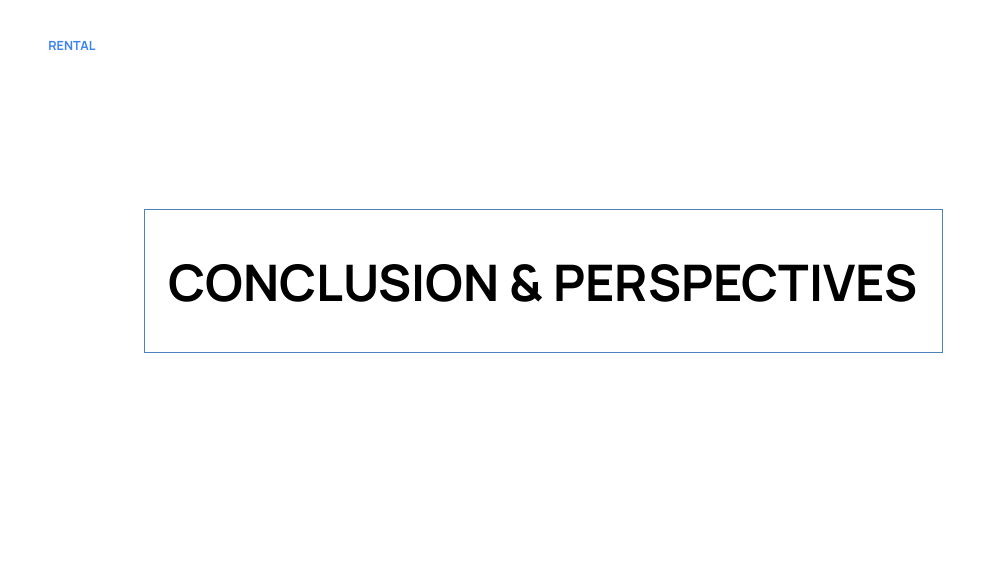
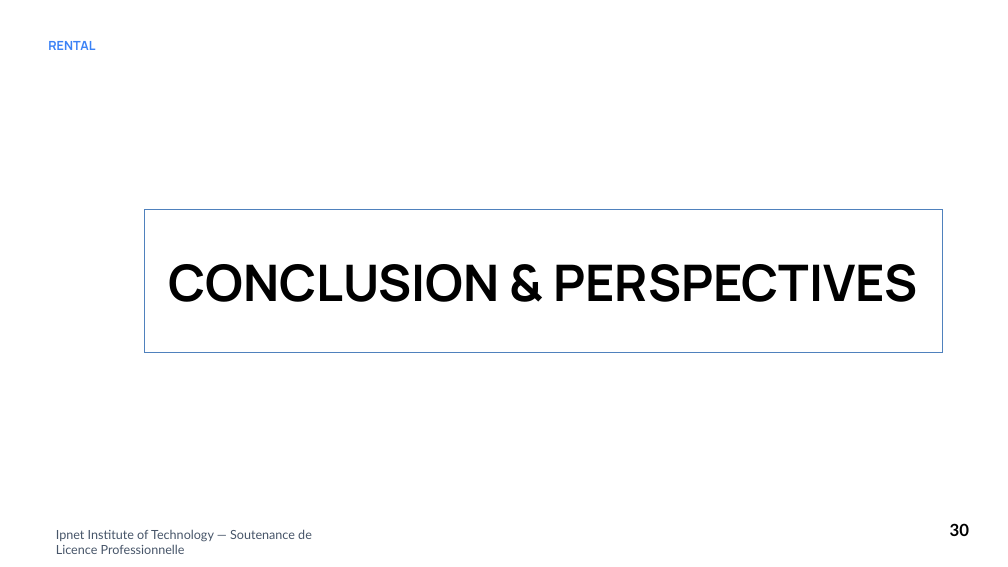
Before and after one commit to xavierGIT04/Soutenance, a slide deck: slide 31 of Soutenance de Licence - GBANDI WAKE (1).pptx (slide 27 before the commit). Drawn at 1008x567 pixels with LibreOffice and Linux fonts; fonts in the diff are those of the drawing; background and template pictures are left out. Boxes give left, top, right and bottom in pixels: in the first picture for what was removed or moved away, otherwise in the second. Text is boxed around its words. In the diff, an @@ line names an element or a change of style, - is before the commit and + after.

```diff
--- a/Soutenance de Licence - GBANDI WAKE (1).pptx
+++ b/Soutenance de Licence - GBANDI WAKE (1).pptx
@@ text added at (x1=56, y1=529, x2=312, y2=554), 12 pt, text #475569 @@
+Ipnet Institute of Technology — Soutenance de
+Licence Professionnelle
@@ text added at (x1=950, y1=523, x2=969, y2=536), 16 pt, text #000000, bold @@
+30
```
Also in this commit, not shown: 27 other slides changed, 6 slides added, 2 slides removed, 4 other files.
